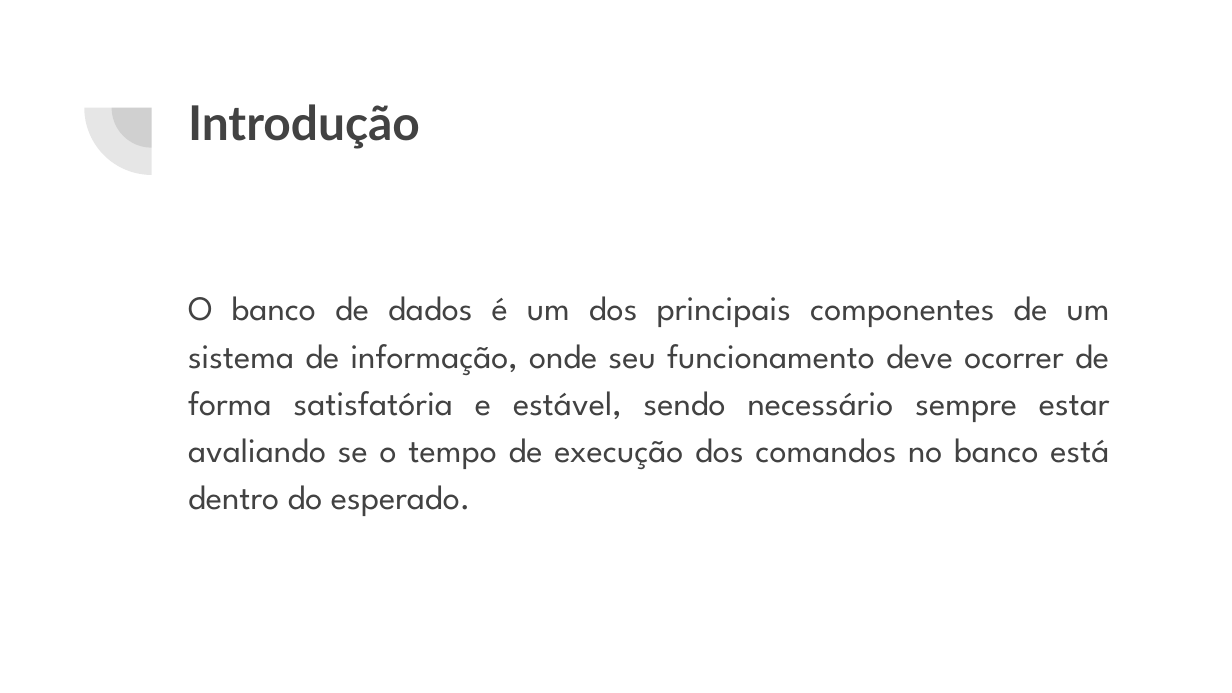
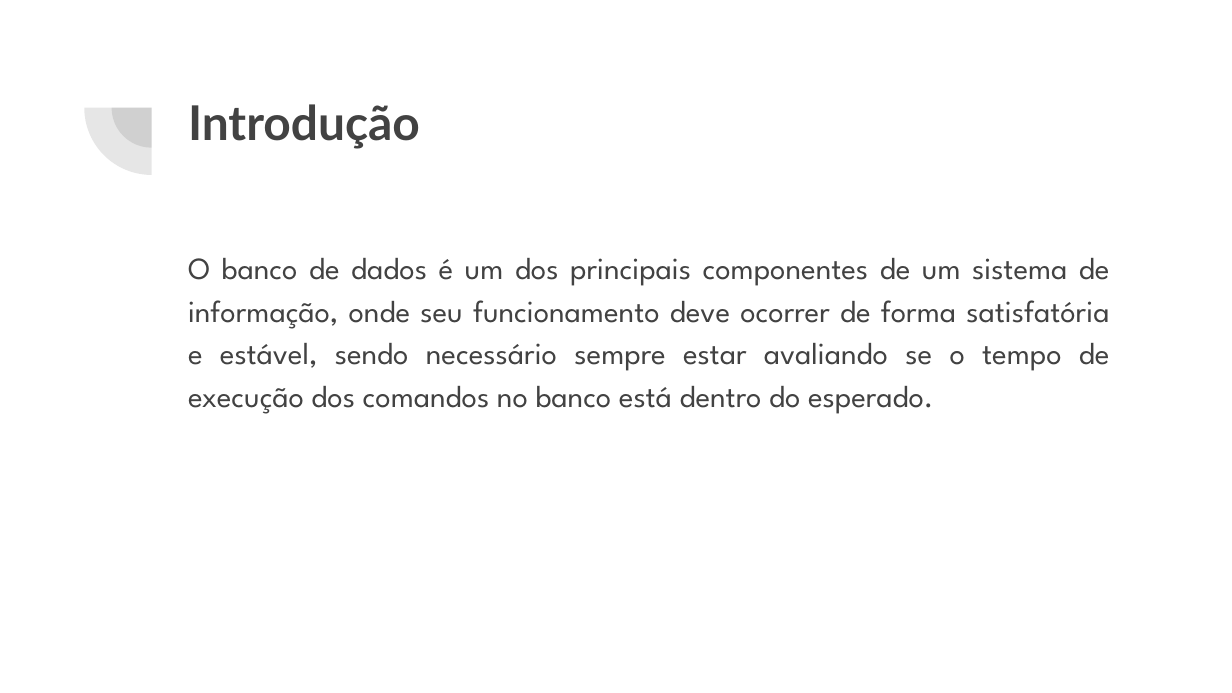
Before and after one commit to adrianhideki/sindex, a slide deck: slide 3 of docs/Apresentação TCC.pptx. Drawn at 1232x693 pixels with LibreOffice and Linux fonts; fonts in the diff are those of the drawing. Boxes give left, top, right and bottom in pixels: in the first picture for what was removed or moved away, otherwise in the second. Text is boxed around its words. In the diff, an @@ line names an element or a change of style, - is before the commit and + after.

```diff
--- a/docs/Apresentação TCC.pptx
+++ b/docs/Apresentação TCC.pptx
@@ text "O banco de dados é ...": place and size @@
-text "O banco de dados é ..." at <box>188,296,1110,516</box>
+text "O banco de dados é ..." at <box>188,258,1110,414</box>
@@ text "O banco de dados é ..." at <box>188,258,1110,414</box>: size 20 to 18 pt @@
```
Also in this commit, not shown: 4 other slides changed, 8 slides added, 1 other file.
